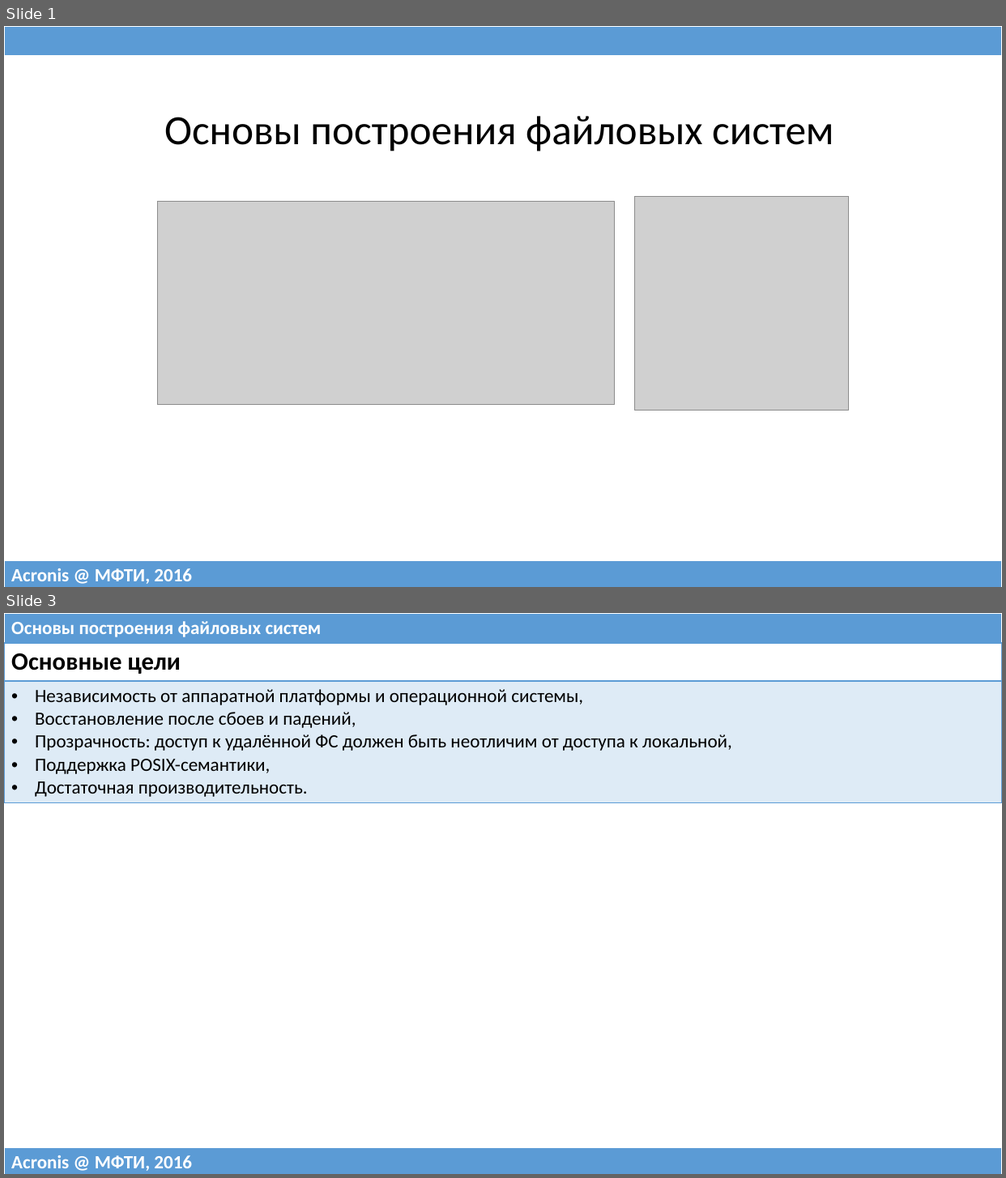
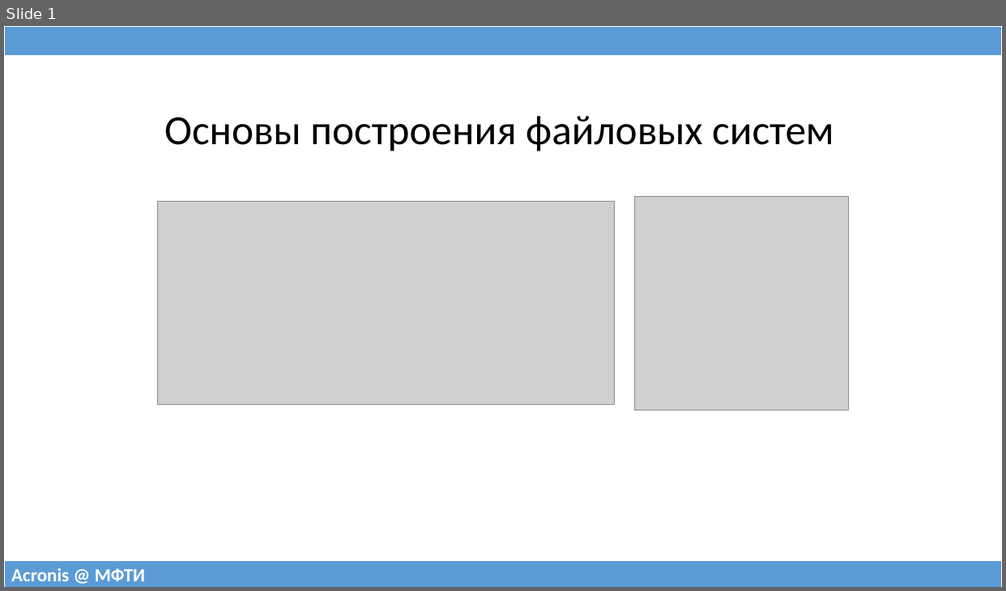
Before and after one commit to 75cc8545e7b021ed280ed0ef99fc7fc4/filesystems-101, a slide deck: talks/src/class10.pptx. Shown one above the other, each under a label of ours: slides 1 and 3 before the commit, slide 1 after it; the slides between them are not shown. The pictures are 1006x1178 and 1006x591 pixels, drawn with LibreOffice and Linux fonts; fonts in the diff are those of the drawing; grey boxes stand for pictures. Boxes give left, top, right and bottom in pixels: in the first picture for what was removed or moved away, otherwise in the second. Text is boxed around its words. In the diff, an @@ line names an element or a change of style, - is before the commit and + after.

```diff
--- a/talks/src/class10.pptx
+++ b/talks/src/class10.pptx
@@ slide 3 removed at bbox=[4, 613, 1002, 1174], background #FFFFFF @@
@@ table removed at bbox=[4, 613, 1002, 643], 1 rows, 1 columns @@
-Основы построения файловых систем
@@ table removed at bbox=[4, 643, 1002, 800], 2 rows, 1 columns @@
-Основные цели
-Независимость от аппаратной платформы и операционной системы, / Восстановление после сбоев и падений, / Прозрачность: доступ к удалённой ФС должен быть неотличим от доступа к локальной, / Поддержка POSIX-семантики, / Достаточная производительность.
@@ table removed at bbox=[4, 1148, 1002, 1174], 1 rows, 1 columns @@
-Acronis @ МФТИ, 2016
@@ slide 1 changed as well @@
@@ table at bbox=[4, 561, 1002, 587] @@
-row 1, column 1: Acronis @ МФТИ, 2016
+row 1, column 1: Acronis @ МФТИ
```
Also in this commit, not shown: 2 other slides changed, 31 slides added, 12 other slides removed, 1 other file.
